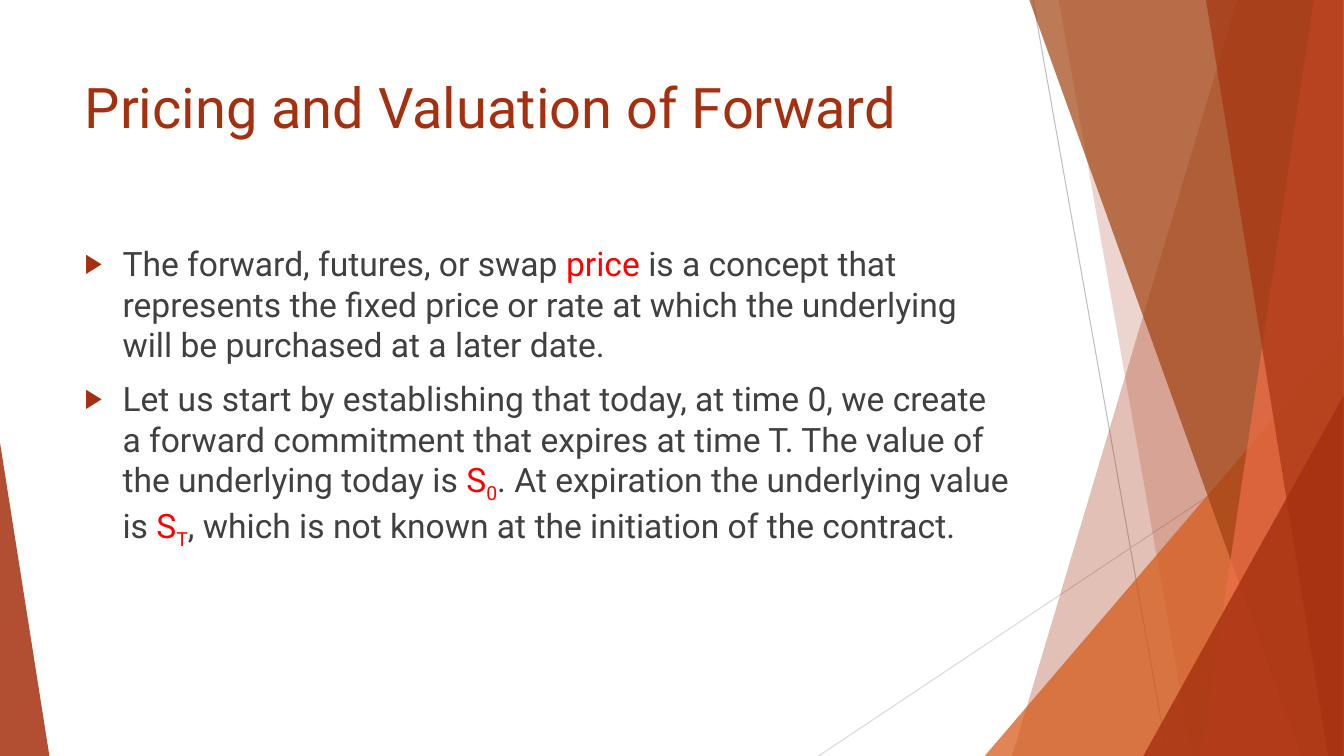
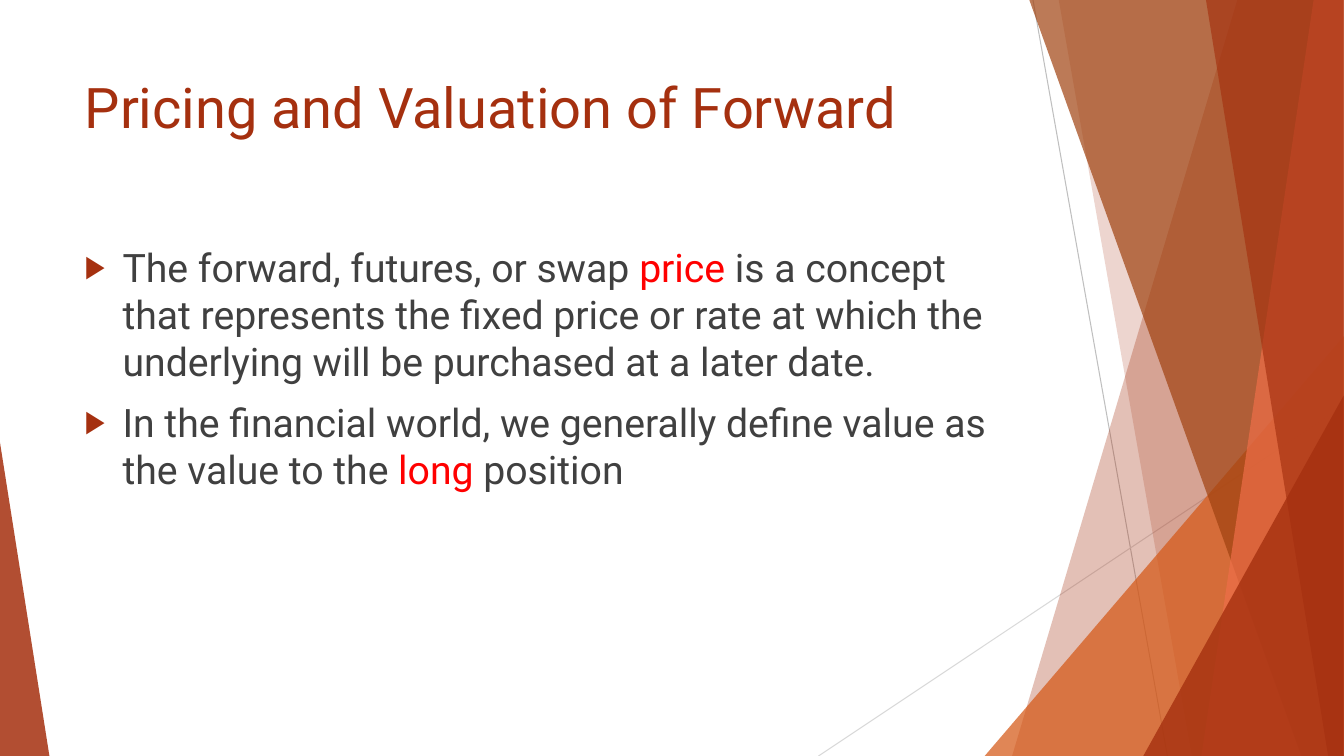
Before and after one commit to Isco0530/data, a slide deck: slide 13 of Reading 46.pptx. Drawn at 1344x756 pixels with LibreOffice and Linux fonts; fonts in the diff are those of the drawing. Boxes give left, top, right and bottom in pixels: in the first picture for what was removed or moved away, otherwise in the second. Text is boxed around its words. In the diff, an @@ line names an element or a change of style, - is before the commit and + after.

```diff
--- a/Reading 46.pptx
+++ b/Reading 46.pptx
@@ text at box(123, 252, 982, 385): size 24 to 28 pt in "The forward, futures, or swap price is ..." @@
@@ text at box(123, 407, 986, 492): text changed; size 24 to 28 pt @@
-▶ Let us start by establishing that today, at time 0, we create a forward commitment that expires at time T. The value of the underlying today is S0. At expiration the underlying value is ST, which is not known at the initiation of the contract.
+▶ In the financial world, we generally define value as the value to the long position
```
Also in this commit, not shown: 4 other slides changed, 1 slide removed.
